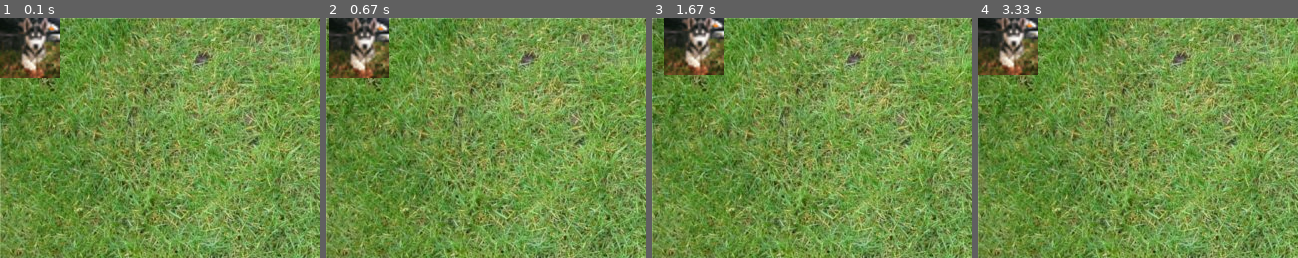
Above: before the commit, frames 1-4 (left to right).
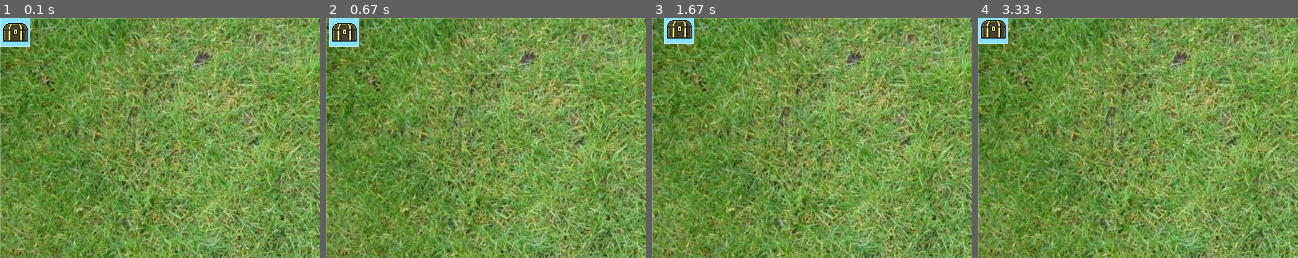
Above: after the commit, the same moments.

Repository: FxTom/MaclabPygame
Game: pygame game, started from jeu.py
Same seed, same stepped clock (60 frames per second), same inputs: the game is played once before the commit and once after it.
Inputs:
- Up to frame 1 (0.1 s): no input
- Up to frame 2 (0.67 s): hold Right from 0.33 s (still down)
- Up to frame 3 (1.67 s): release Right at 0.8 s; hold Up 0.83-1.13 s; hold Right 1.17-1.63 s
- Up to frame 4 (3.33 s): hold Left 1.67-2.2 s; hold Down 2.23-2.53 s; hold Left 2.57-2.97 s; hold Up from 3 s (still down)
The pictures show only the part of the screen within x 0-50%, y 0-50%; the shares and areas given below are measured in that part.

The runs differ from the first frame. In frame 1, 4.5% of the frame differs, in the area x 0-19%, y 0-25%; in frame 2, 4.5%, in the area x 0-20%, y 0-25%; in frame 3, 4.3%; in frame 4, 4.3%.

Commit message:
base du jeu et ces images

Diff:
--- /dev/null
+++ b/classe.py
@@ -0,0 +1,96 @@
+import pygame
+from constante import *
+from pygame.locals import *
+
+
+
+class Niveau:
+
+    def __init__(self,lab):
+        self.lab = lab
+        self.struture = 0
+
+    def charger_le_labyrinthe(self):
+        with open(self.lab,"r") as lab:
+            structure_niveau = []
+            for ligne in lab:
+                ligne_niveau = []
+                for sprite in ligne:
+                    if sprite != "\n":
+                        ligne_niveau.append(sprite)
+                structure_niveau.append(ligne_niveau)
+            self.structure = structure_niveau
+
+
+
+    def afficher_labyrinthe(self,fenetre):
+        mur = pygame.image.load("mur.jpg").convert()
+        gardien = pygame.image.load("gardien.jpg").convert()
+
+        compteur_ligne = 0
+        for ligne in self.structure:
+            num_case = 0
+            for sprite in ligne:
+                x = num_case * longueur_sprite
+                y = compteur_ligne * longueur_sprite
+                if sprite == '+':
+                    fenetre.blit(mur, (x,y))
+                elif sprite == 'O':
+                    fenetre.blit(gardien, (x,y))
+                num_case += 1
+            compteur_ligne += 1
+
+
+
+
+
+class Perso:
+
+    def __init__(self,ima,niveau):
+        self.image = pygame.image.load(ima).convert()
+        self.x = 0
+        self.y = 0
+        self.case_x = 0
+        self.case_y = 0
+        self.niveau = niveau
+
+    def deplacer(self,direction):
+        if direction == 'droite':
+            if self.case_x < nb_de_case - 1:
+                if self.niveau.structure[self.case_y][self.case_x+1] != "+":
+                    self.case_x += 1
+                    self.x = self.case_x * longueur_sprite
+
+
+        if direction == 'gauche':
+            if self.case_x > 0:
+                if self.niveau.structure[self.case_y][self.case_y-1] != "+":
+                    self.case_x -= 1
+                    self.x = self.case_x * longueur_sprite
+
+
+        if direction == 'bas':
+            if self.case_y < nb_de_case - 1:
+                if self.niveau.structure[self.case_y+1][self.case_x] != "+":
+                    self.case_y += 1
+                    self.y = self.case_y * longueur_sprite
+
+
+        if direction == 'haut':
+            if self.case_y > 0:
+                if self.niveau.structure[self.case_y-1][self.case_x] != "+":
+                    self.case_y -= 1
+                    self.y = self.case_y * longueur_sprite
+
+
+
+
+class Tresor:
+
+    def __init__(self,image,niveau,x,y):
+        self.image = pygame.image.load(image).convert_alpha()
+        self.niveau = niveau
+        self.x = x
+        self.y = y
+        self.case_x = 0
+        self.case_y = 0
--- /dev/null
+++ b/constante.py
@@ -0,0 +1,4 @@
+
+longueur_sprite = 30
+nb_de_case = 15
+cote_fenetre = nb_de_case * longueur_sprite
--- a/jeu.py
+++ b/jeu.py
@@ -7,7 +7,7 @@
 fond = pygame.image.load("background.jpg").convert()
 fenetre.blit(fond,(0,0))
 
-perso = pygame.image.load("husky.jpg").convert_alpha()
+perso = pygame.image.load("tresor.png").convert_alpha()
 position_perso = perso.get_rect()
 fenetre.blit(perso,position_perso)
 
--- /dev/null
+++ b/jeuprincipale.py
@@ -0,0 +1,54 @@
+import pygame
+from pygame.locals import *
+from classe import *
+from constante import *
+from random import *
+
+
+pygame.init()    #initialiser pygame
+
+fenetre = pygame.display.set_mode((cote_fenetre,cote_fenetre))    #créer un fenetre
+
+pygame.time.Clock().tick(30)
+niveau = Niveau("level1.txt")
+niveau.charger_le_labyrinthe()
+niveau.afficher_labyrinthe(fenetre)
+mcg = Perso("mac.jpg",niveau)
+floor = pygame.image.load("floor.jpg").convert()
+seringue1 = Tresor("tresor.png",niveau,longueur_sprite*2,longueur_sprite*12)
+seringue2 = Tresor("tresor.png",niveau,longueur_sprite*11,longueur_sprite*12)
+seringue3 = Tresor("tresor.png",niveau,longueur_sprite*5,longueur_sprite*7)
+pygame.display.flip()                                   #rafraichir l'ecran
+
+stopper = 1
+while stopper:                     #boucle infinie
+    for event in pygame.event.get():
+        if event.type == QUIT:
+            stopper = 0
+        elif event.type == KEYDOWN:
+            if event.key == K_DOWN:
+                mcg.deplacer('bas')
+            elif event.key == K_UP:
+                mcg.deplacer('haut')
+            elif event.key == K_RIGHT:
+                mcg.deplacer('droite')
+            elif event.key == K_LEFT:
+                mcg.deplacer('gauche')
+
+    fenetre.blit(floor,(0,0))
+    niveau.afficher_labyrinthe(fenetre)
+    fenetre.blit(mcg.image,(mcg.x,mcg.y))
+    fenetre.blit(seringue1.image,(seringue1.x,seringue1.y))
+    fenetre.blit(seringue2.image,(seringue2.x,seringue2.y))
+    fenetre.blit(seringue3.image,(seringue3.x,seringue3.y))
+    pygame.display.flip()
+
+    if niveau.structure[mcg.case_y][mcg.case_x] == 'O':
+        stopper = 0
+#    elif niveau.structure[mcg.case_y][mcg.case_x] == niveau.structure[seringue1.y][seringue1.x]:
+#        fenetre.blit(floor,(0,0))
+#        niveau.afficher_labyrinthe(fenetre)
+#        fenetre.blit(mcg.image,(mcg.x,mcg.y))
+#        fenetre.blit(seringue2.image,(longueur_sprite*11,longueur_sprite*12))
+#        fenetre.blit(seringue3.image,(longueur_sprite*5,longueur_sprite*7))
+#        pygame.display.flip()
--- /dev/null
+++ b/level1.txt
@@ -0,0 +1,16 @@
+xx++++++++++++++
++xx++++++xxxxxx+
++xxx+++++xxxxxx+
++++xx++++++xxxx+
+++++xxxxxxxxxxx+
++++++++++++++xx+
++++++++++++++xx+
++xxxxxxxxxxxxxx+
++xxx++++++++++++
++++xxx++xxxxxxx+
+++++xx++x++++xx+
++ +++    ++++  +
++     +++      +
++++++     ++++++
++++++++++     O+
+++++++++++++++++
Binary file added: floor.jpg
Binary file added: gardien.jpg
Binary file removed: husky.jpg
Binary file added: mac.jpg
Binary file added: mur.jpg
Binary file added: tresor.jpg
Binary file added: tresor.png
